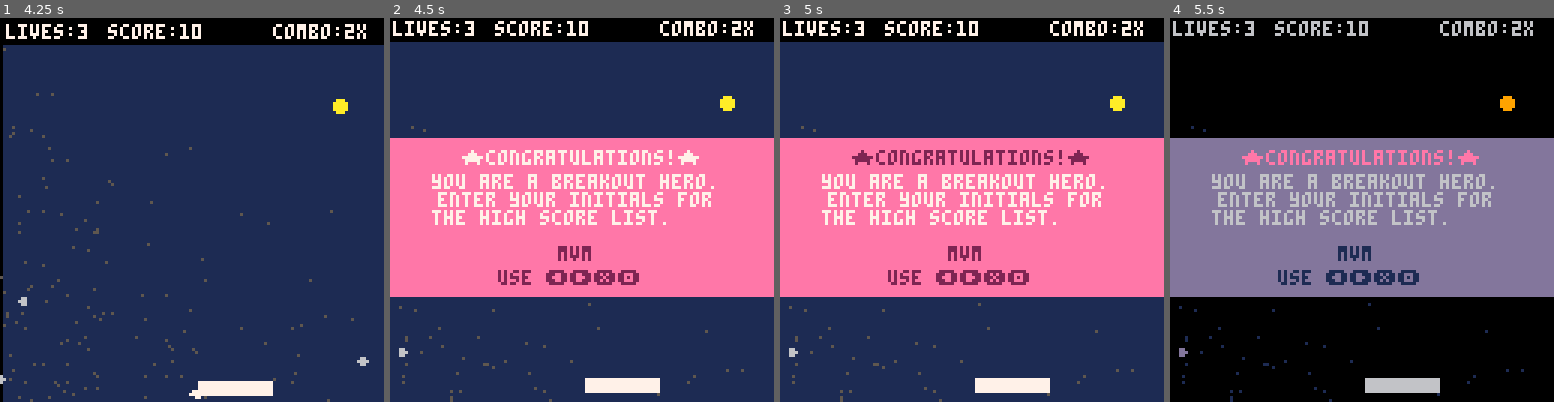
Above: before the commit, frames 1-4 (left to right).
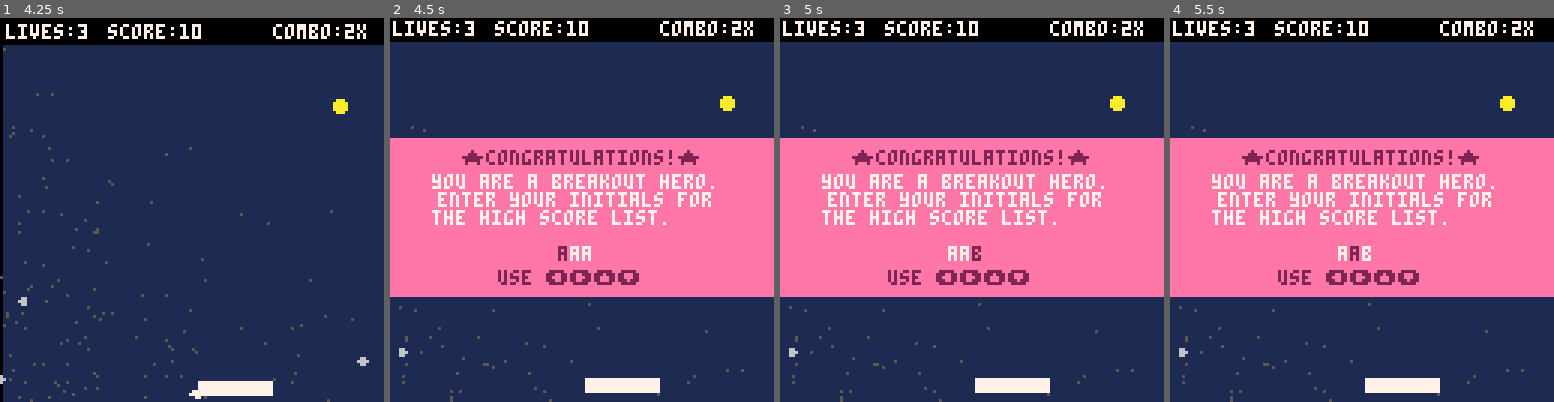
Above: after the commit, the same moments.

Repository: ivanarellano/pico8-doodles
Game: PICO-8 cartridge breakout/breakout.p8
The game is run twice, just before and just after one commit, with the same random seed, the same clock (stepped at 60 frames per second) and the same inputs.
Inputs:
- Up to frame 1 (4.25 s): tap X (X key) at 0.33, 1.07, 1.85, 2.97, 4.08 s; tap O (Z key) at 0.7, 1.7, 2.1, 2.5, 2.9, 3.3, 3.7, 4.1 s; hold Right 1.6-2.1 s; hold Up 2.15-2.42 s; hold Right 2.47-3.03 s; hold Left 3.08-3.58 s; hold Down 3.63-3.97 s; hold Right from 4.02 s (still down)
- Up to frame 2 (4.5 s): keep holding Right
- Up to frame 3 (5 s): tap O (Z key) at 4.5, 4.9 s; release Right at 4.68 s; hold Up from 4.73 s (still down)
- Up to frame 4 (5.5 s): release Up at 5.03 s; hold Left from 5.08 s (still down); tap X (X key) at 5.2 s; tap O (Z key) at 5.3 s

Frame 1 is identical in both runs. In frame 2, 1.3% of the frame differs, in the area x 18-81%, y 34-69%; in frame 3, 0.2%; in frame 4, 95%, in the area x 0-100%, y 0-100%.

Commit message:
Add initials UI (pt1/2)

Diff:
--- a/breakout/breakout.p8
+++ b/breakout/breakout.p8
@@ -23,8 +23,9 @@
 	hsdx=128
 	loghs=false
 
+	--reseths()
 	loadhs()
-	hschars={"a","b","c","d","e","f","g","h","i","j","k","l","m","n","o","p","q","r","s","t","u","v","w","x","y","z"," "}
+	hschars={"a","b","c","d","e","f","g","h","i","j","k","l","m","n","o","p","q","r","s","t","u","v","w","x","y","z","_"}
 
 	blink_col=7
 	blink_col_i=1
@@ -51,6 +52,11 @@
 
 	lasthitx=0
 	lasthity=0
+
+	--typing in initials
+	initials={1,1,1}
+	ini_sel=1
+	ini_conf=false
 end
 
 function startgame()
@@ -202,8 +208,10 @@
 	--check if cur score is new hs
 	if points>hs[5] then
 		loghs=true
+		ini_sel=1
+		ini_conf=false
 	else
-		loghs=true
+		loghs=false
 	end
 end
 
@@ -526,14 +534,27 @@
 		local y=40
 		rectfill(0,y,128,y+52,14)
 
-		print("★congratulations!★",24,y+4,blink_w)
+		print("★congratulations!★",24,y+4,2)
 		print("you are a breakout hero.",14,y+12,7)
 		print("enter your initials for",16,y+18,7)
 		print("the high score list.",14,y+24,7)
-		print("mvm",56,y+36,2)
-
-		--print("press ❎ for main menu",20,y+44,10)
-		print("use ⬅️➡️❎🅾️",36,y+44,2)
+
+		local colors={7,7,7}
+		if ini_conf then
+			colors={blink_w,blink_w,blink_w}
+		else
+			colors[ini_sel]=blink_w
+		end
+
+		print(hschars[initials[1]],56,y+36,colors[1])
+		print(hschars[initials[2]],60,y+36,colors[2])
+		print(hschars[initials[3]],64,y+36,colors[3])
+
+		if ini_conf then
+			print("press ❎ to confirm",26,y+44,2)
+		else
+			print("use ⬅️➡️⬆️⬇️",36,y+44,2)
+		end
 	else
 		--not a hs
 		local y=40
@@ -652,6 +673,7 @@
 	lover_count-=1
 	if lover_count<=0 then
 		lover_count=-1
+		blinkspeed=4
 		mode="winner"
 	end
 end
@@ -676,12 +698,67 @@
 
 function update_winner()
  if lover_count<0 then
-  if btnp(5) then
-   lover_count=80
-   blinkspeed=1
-   sfx(9)
-  end
+ 	if loghs then
+ 		if btnp(0) then
+ 			--left
+ 			ini_conf=false
+ 			ini_sel-=1
+ 			if ini_sel<1 then
+ 				ini_sel=3
+ 			end
+ 		end
+ 		if btnp(1) then
+ 			--right
+ 			ini_conf=false
+ 			ini_sel+=1
+ 			if ini_sel>3 then
+ 				ini_sel=1
+ 			end
+ 		end
+ 		if btnp(3) then
+ 			ini_conf=false
+ 			initials[ini_sel]-=1
+ 			if initials[ini_sel]<1 then
+ 				initials[ini_sel]=#hschars
+ 			end
+ 		end
+ 		if btnp(2) then
+ 			ini_conf=false
+ 		 initials[ini_sel]+=1
+ 			if initials[ini_sel]>#hschars then
+ 				initials[ini_sel]=1
+ 			end
+ 		end
+ 		if btnp(5) then
+ 			if ini_conf then
+ 				--confirm initials
+ 				addhs(points,{initials[1],initials[2],initials[3]})
+ 				savehs()
+
+ 				lover_count=80
+ 				blinkspeed=1
+ 				sfx(9)
+ 			else
+ 				ini_conf=true
+ 				sfx(11)
+ 			end
+ 		end
+ 		if btnp(4) then
+ 			ini_conf=false
+ 		end
+ 	else
+ 		--wait for press then
+ 		--set countdown
+ 		if btnp(5) then
+   	lover_count=80
+   	blinkspeed=1
+   	sfx(9)
+  	end
+ 	end
  else
+ 	--while countdown exists
+ 	--adjust fade and set mode
+ 	--to start when count is over
   lover_count-=1
   fadeperc=(80-lover_count)/80
   if lover_count<=0 then
@@ -1110,7 +1187,7 @@
 function doblink()
 	local col={3,11,10,7}
 	local grey_col={5,6,7,6}
-	local win_col={2,7,15,7}
+	local win_col={2,2,15}
 
 	--text blink
 	blinkframe+=1
@@ -1480,7 +1557,8 @@
 --highscore
 
 function reseths()
-	hs={500,400,300,200,100}
+	--hs={500,400,300,200,100}
+	hs={1,1,1,1,1}
 	hs1={9,13,10,1,1}
 	hs2={1,22,12,1,1}
 	hs3={27,13,1,1,1}
Not shown, changed: 31 lines of the sprite sheet (__gfx__) section of breakout/breakout.p8
Not shown, changed: the sound effects (__sfx__) section of breakout/breakout.p8
